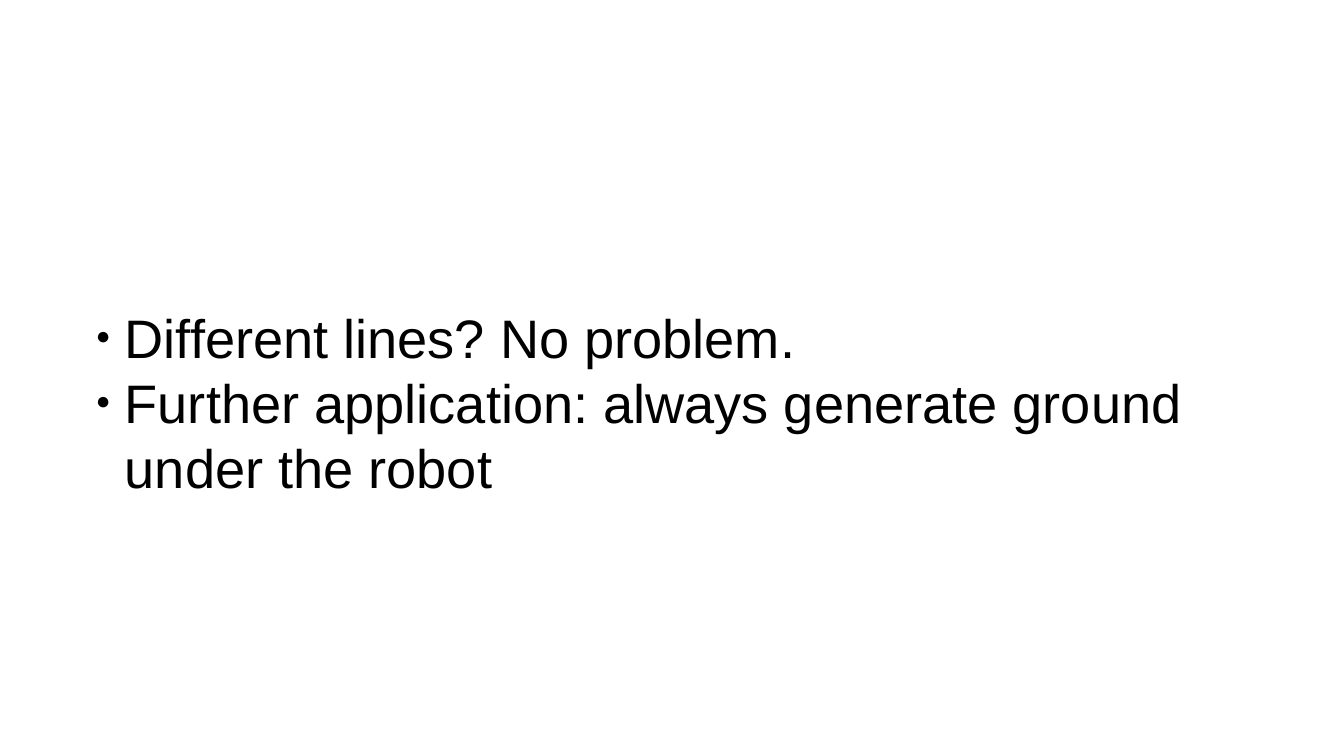
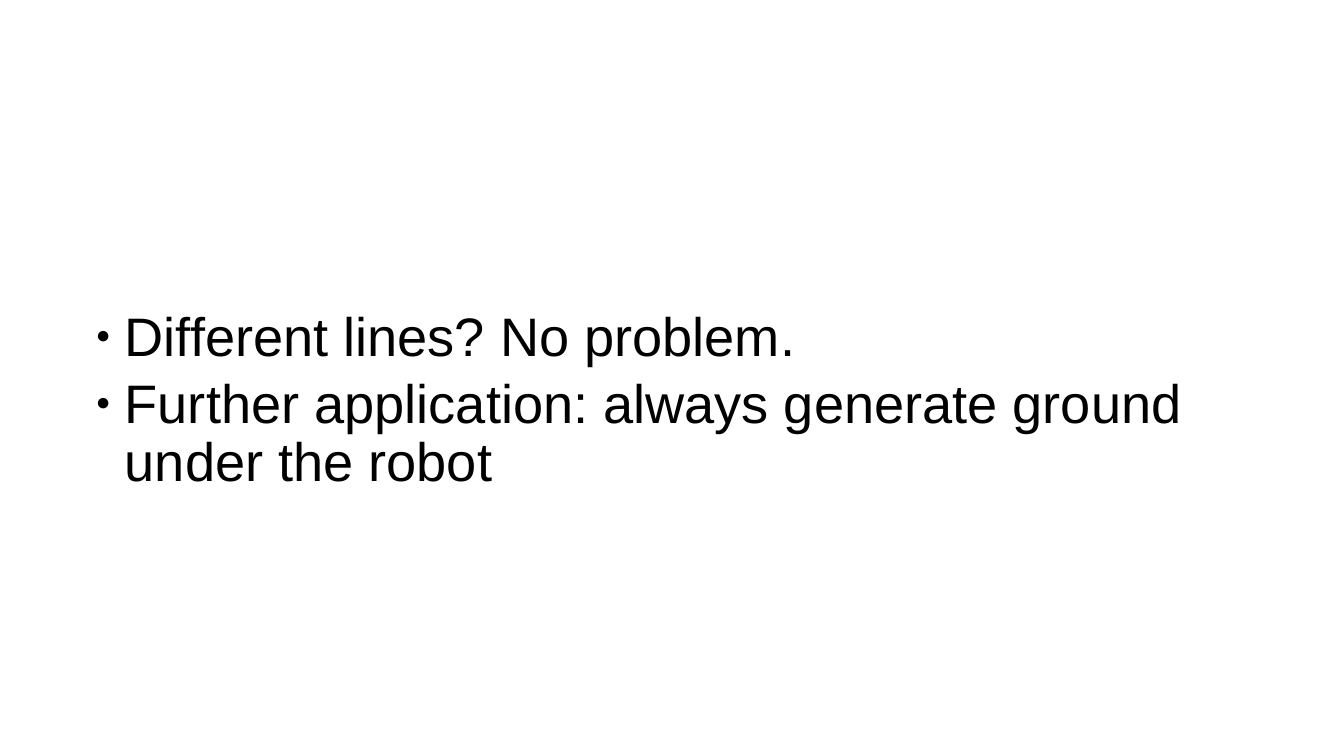
Before and after one commit to aGotelli/Projet1, a slide deck: slide 7 of slides/presentation.odp (slide 4 before the commit). Drawn at 1344x756 pixels with LibreOffice and Linux fonts; fonts in the diff are those of the drawing; background and template pictures are left out. Boxes give left, top, right and bottom in pixels: in the first picture for what was removed or moved away, otherwise in the second. Text is boxed around its words. In the diff, an @@ line names an element or a change of style, - is before the commit and + after.

```diff
--- a/slides/presentation.odp
+++ b/slides/presentation.odp
@@ subtitle "Different lines? No problem." at (125,316,998,482): indent changed; line spacing 1 to 0.9; more space between paragraphs @@
```
Also in this commit, not shown: 5 other slides changed, 5 slides added, 2 slides removed.
